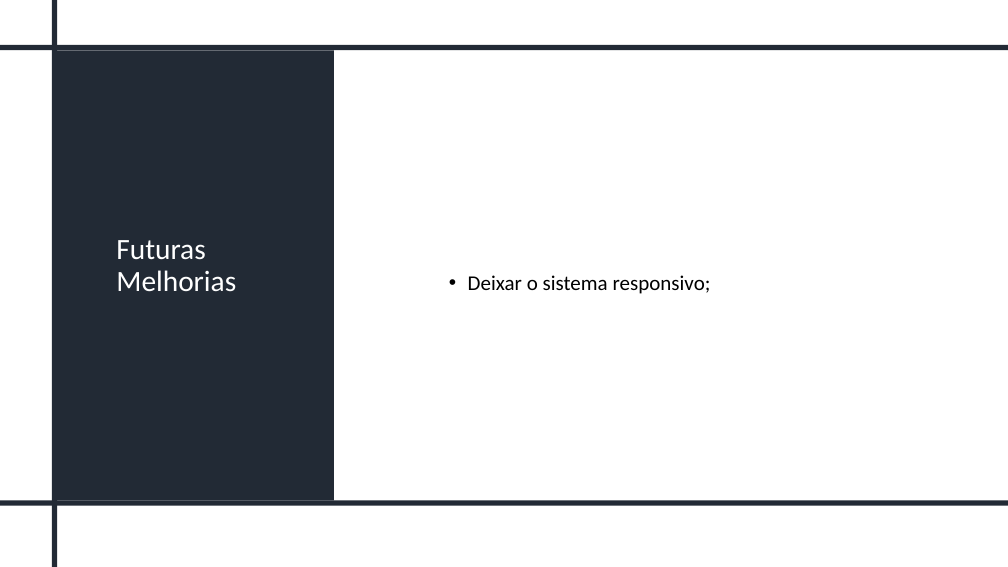
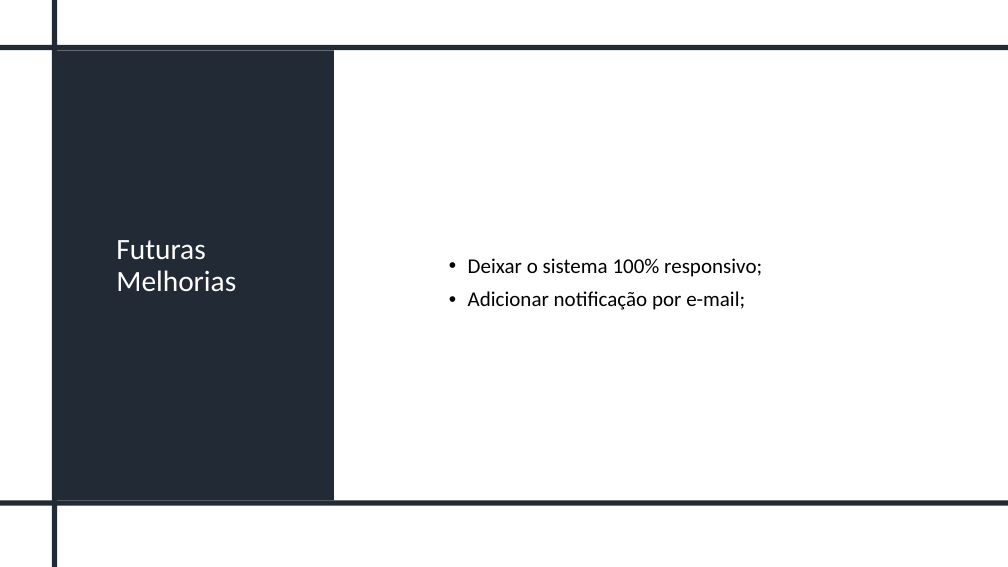
Before and after one commit to deivid-afonso/helpedesk7new, a slide deck: slide 8 of Documentacao/apresentacao tcc.pptx. Drawn at 1008x567 pixels with LibreOffice and Linux fonts; fonts in the diff are those of the drawing. Boxes give left, top, right and bottom in pixels: in the first picture for what was removed or moved away, otherwise in the second. Text is boxed around its words. In the diff, an @@ line names an element or a change of style, - is before the commit and + after.

Commit message:
apresentacao up

```diff
--- a/Documentacao/apresentacao tcc.pptx
+++ b/Documentacao/apresentacao tcc.pptx
@@ text at [468, 258, 762, 310]: text changed @@
-• Deixar o sistema responsivo;
+• Deixar o sistema 100% responsivo;
+• Adicionar notificação por e-mail;
```
